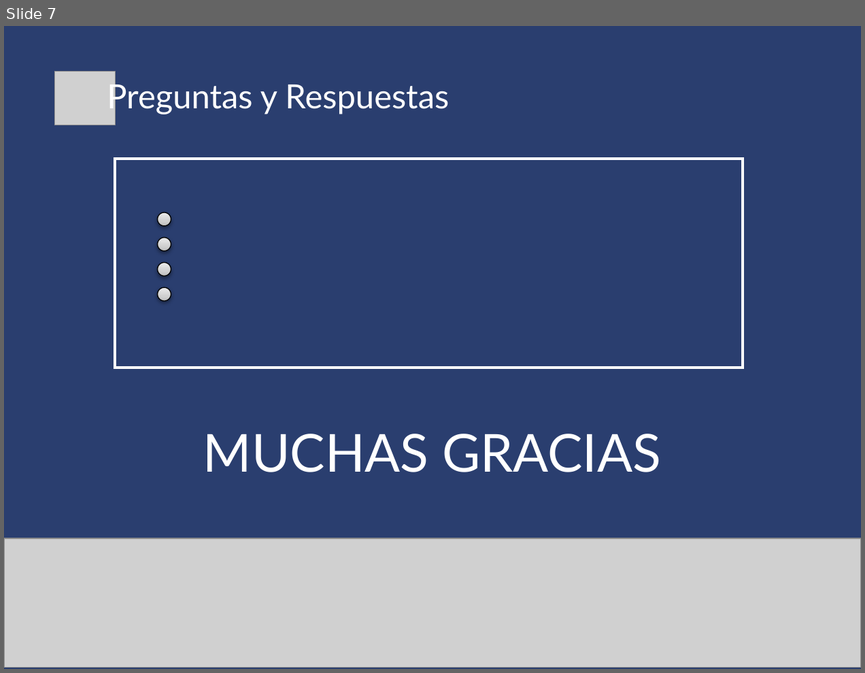
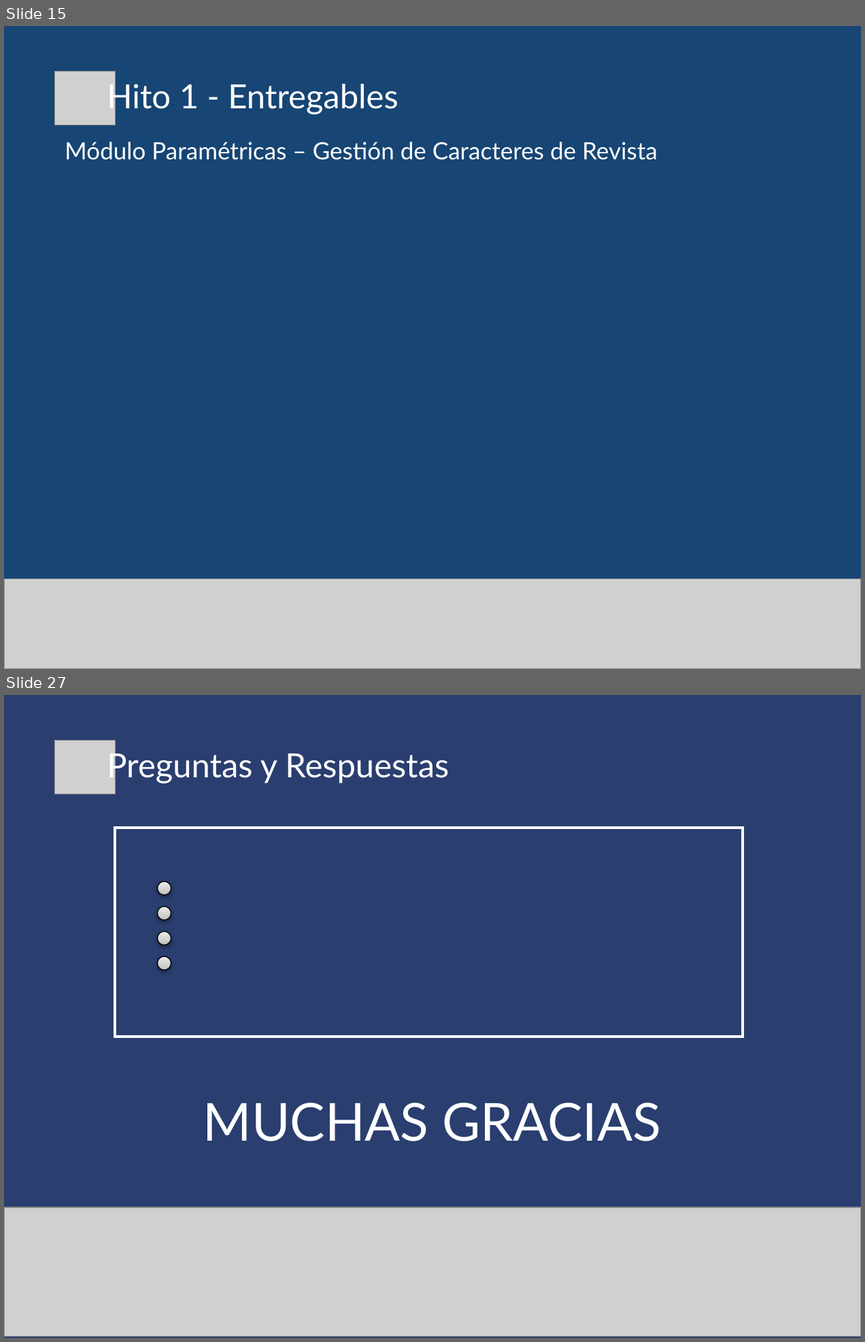
Before and after one commit to gabulopezmdq-ui/Eventia, a slide deck: Documentacion/DocumentacionProyecto/Presentaciones/MEC_Hito1.pptx. Shown one above the other, each under a label of ours: slide 7 before the commit, slides 15 and 27 after it; the slides between them are not shown. The pictures are 865x673 and 865x1342 pixels, drawn with LibreOffice and Linux fonts; fonts in the diff are those of the drawing; grey boxes stand for pictures. Boxes give left, top, right and bottom in pixels: in the first picture for what was removed or moved away, otherwise in the second. Text is boxed around its words. In the diff, an @@ line names an element or a change of style, - is before the commit and + after.

```diff
--- a/Documentacion/DocumentacionProyecto/Presentaciones/MEC_Hito1.pptx
+++ b/Documentacion/DocumentacionProyecto/Presentaciones/MEC_Hito1.pptx
@@ slide 15 added at <box>4,26,861,669</box>, background #174574 @@
@@ picture added at <box>54,72,116,125</box> @@
@@ text added at <box>107,79,398,115</box>, 28 pt, text #FFFFFF @@
+Hito 1 - Entregables
@@ text added at <box>65,142,657,160</box>, 20 pt, text #FFFFFF @@
+Módulo Paramétricas – Gestión de Caracteres de Revista
@@ picture added at <box>4,579,861,669</box> @@
@@ what was slide 7 is now slide 27 @@
```
Also in this commit, not shown: 5 slides changed, 19 other slides added.
